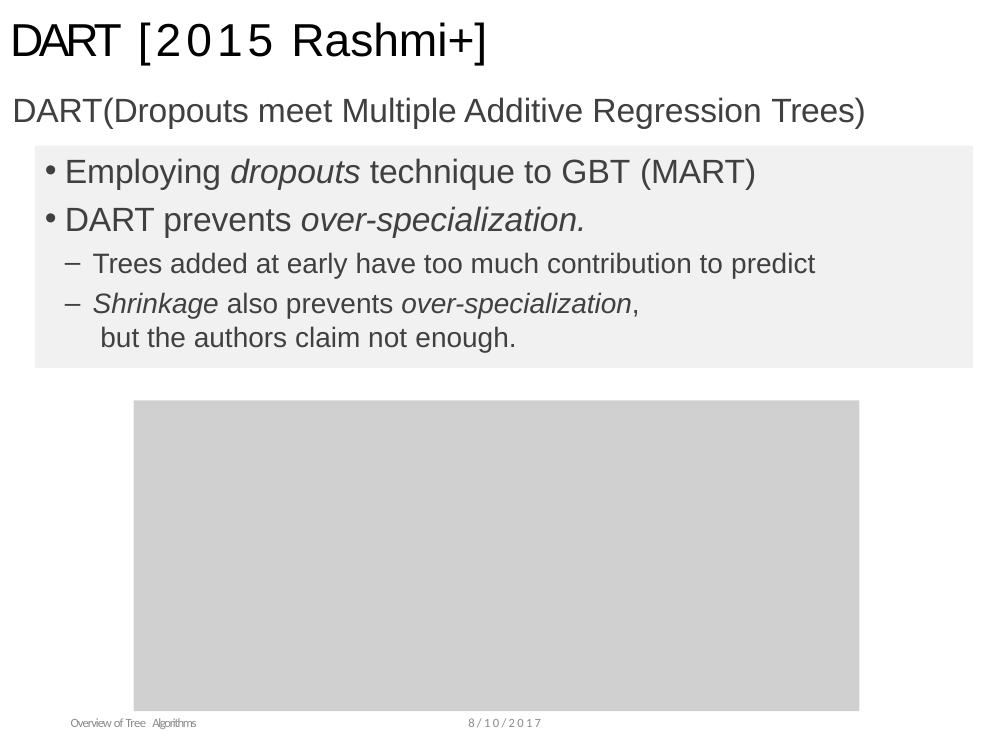
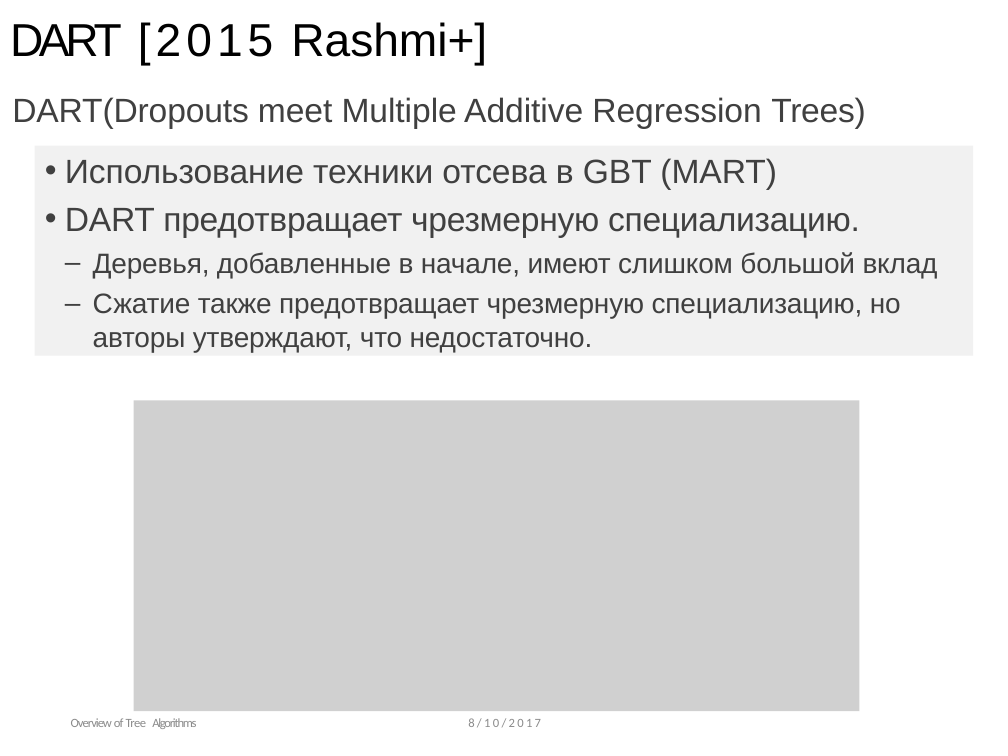
Before and after one commit to ulstu/ml, a slide deck: slide 36 of ml_course_ru/lecture12. Gradient boosting/Lecture 12. From Decision Tree to XGBoost.pptx. Drawn at 1008x756 pixels with LibreOffice and Linux fonts; fonts in the diff are those of the drawing; grey boxes stand for pictures; background and template pictures are left out. Boxes give left, top, right and bottom in pixels: in the first picture for what was removed or moved away, otherwise in the second. Text is boxed around its words. In the diff, an @@ line names an element or a change of style, - is before the commit and + after.

```diff
--- a/ml_course_ru/lecture12. Gradient boosting/Lecture 12. From Decision Tree to XGBoost.pptx
+++ b/ml_course_ru/lecture12. Gradient boosting/Lecture 12. From Decision Tree to XGBoost.pptx
@@ rectangle "Использование техники отсева в GBT ...": place and size @@
-rectangle "Использование техники отсева в GBT ..." at bbox=[34, 146, 973, 369]
+rectangle "Использование техники отсева в GBT ..." at bbox=[34, 146, 973, 356]
@@ text in rectangle at bbox=[65, 158, 938, 352]: text changed @@
-• Employing dropouts technique to GBT (MART)
-• DART prevents over-specialization.
-  – Trees added at early have too much contribution to predict
-  – Shrinkage also prevents over-specialization, but the authors claim not enough.
+• Использование техники отсева в GBT (MART)
+• DART предотвращает чрезмерную специализацию.
+  – Деревья, добавленные в начале, имеют слишком большой вклад
+  – Сжатие также предотвращает чрезмерную специализацию, но авторы утверждают, что недостаточно.
```
Also in this commit, not shown: 30 other slides changed, 5 slides added, 5 slides removed, 27 other files.
